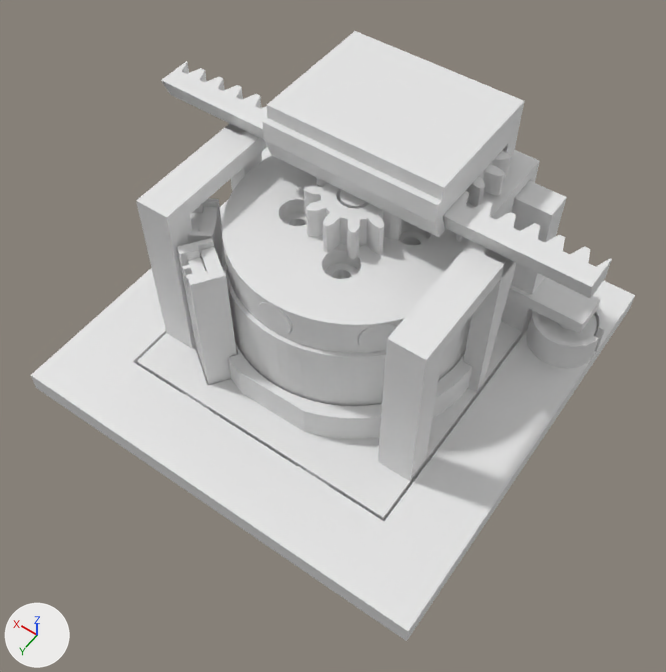
Two versions of the Blender file 3-0/19.67_okantovka8_P/okantovka8_P.blend, one commit apart.
Rendered twice from a camera (50 mm lens) standing at (-37.4, 71.6, 86.5) and looking at (-2.7, 23.0, 10.1). Lighting does not change. The marker at lower left points along +X, +Y and +Z. The picture after the commit comes second.

Before the edit, the objects in view are built like this:
```python
me_base = bpy.data.meshes.new('base')
me_base.from_pydata(...)  # 1212 vertices, 2444 faces; spans x -23.1..23.1, y 0.5..36.3, z 0.5..23.4
me_base.materials.append(mat_base)  # white #e7e7e7
me_plat = bpy.data.meshes.new('plat')
me_plat.from_pydata(...)  # 2395 vertices, 4806 faces; spans x -13.5..13.5, y -13.5..13.5, z 14.8..19.2
me_plat.materials.append(mat_plat)  # white #e7e7e7
me_rack_br = bpy.data.meshes.new('rack_br')
me_rack_br.from_pydata(...)  # 24 vertices, 40 faces; spans x -16.7..16.7, y 12.0..29.0, z 1.9..23.4
me_rack_br.materials.append(mat_rack_br)  # white #e7e7e7
ob_base = bpy.data.objects.new('base', me_base)
ob_base.parent = ob_ось_качания
ob_base.matrix_parent_inverse = Matrix(((1.0, 0.0, 0.0, 0.0), (0.0, 1.0, 0.0, -35.3), (0.0, 0.0, 1.0, -1.4), (0.0, 0.0, 0.0, 1.0)))
ob_base.location = (0.0, 0.0, 0.0)
ob_plat = bpy.data.objects.new('plat', me_plat)
ob_plat.parent = ob_ось_качания
ob_plat.matrix_parent_inverse = Matrix(((1.0, 0.0, 0.0, 0.0), (0.0, 1.0, 0.0, -35.3), (0.0, 0.0, 1.0, -1.4), (0.0, 0.0, 0.0, 1.0)))
ob_plat.location = (0.0, 15.5, 0.0)
ob_rack_br = bpy.data.objects.new('rack_br', me_rack_br)
ob_rack_br.parent = ob_ось_качания
ob_rack_br.matrix_parent_inverse = Matrix(((1.0, 0.0, 0.0, 0.0), (0.0, 1.0, 0.0, -35.3), (0.0, 0.0, 1.0, -1.4), (0.0, 0.0, 0.0, 1.0)))
ob_rack_br.location = (0.0, 0.0, 0.0)
# also in view: 'rack' at (0.0, 13.6, 24.6); 'brusok' at (0.0, 3.5, 20.4); 'cart' at (0.0, 9.2, 26.6); 'frame' at (0.0, 17.2, 3.2); 'posts' at (11.3, 26.3, 10.3)
```
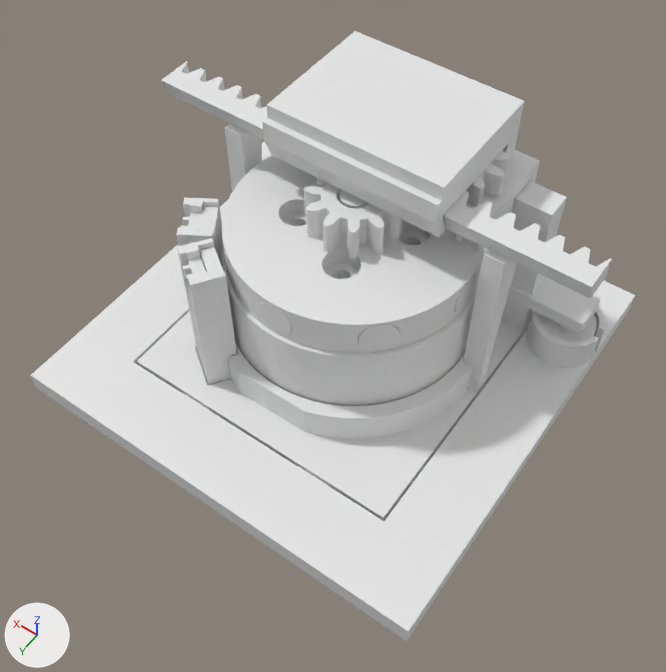
Boxes [x1, y1, x2, y2] around the edits, measured in the pictures (666 x 672 px):
'rack_br', deleted: before [136, 123, 514, 482]

Patch to the scene script:
```diff
--- a/3-0/19.67_okantovka8_P/okantovka8_P.blend.py
+++ b/3-0/19.67_okantovka8_P/okantovka8_P.blend.py
@@ ob_rack_br @@
-ob_rack_br = bpy.data.objects.new('rack_br', me_rack_br)
-ob_rack_br.parent = ob_ось_качания
-ob_rack_br.matrix_parent_inverse = Matrix(((1.0, 0.0, 0.0, 0.0), (0.0, 1.0, 0.0, -35.3), (0.0, 0.0, 1.0, -1.4), (0.0, 0.0, 0.0, 1.0)))
-ob_rack_br.location = (0.0, 0.0, 0.0)
```
